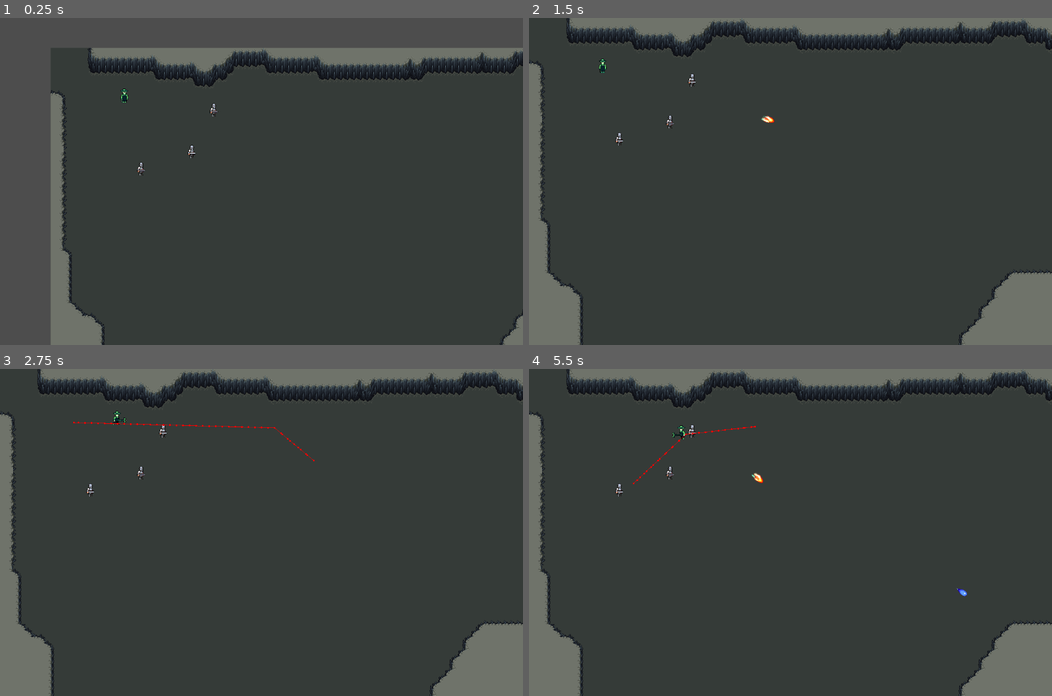
Above: before the commit, frames 1-4 (two rows, left to right).
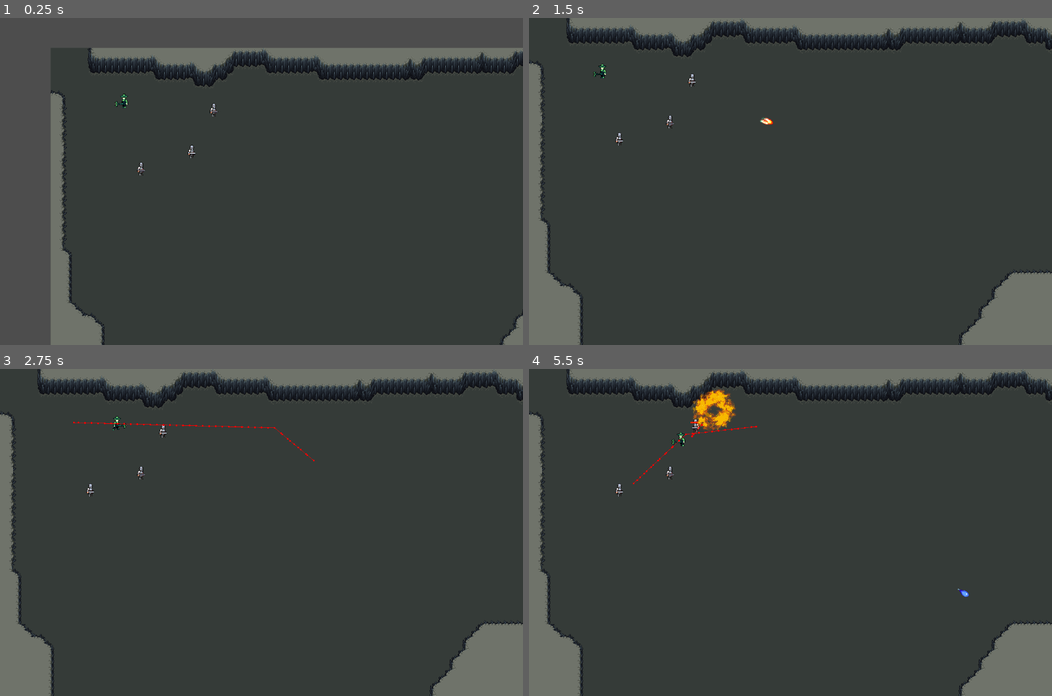
Above: after the commit, the same moments.

Repository: FictionalAroma/Firefly
Game: Godot game, scene res://Scenes/level.tscn
Two runs of this game, one before a commit and one after it. Both use one fixed random seed, a clock stepped at 60 frames per second and the inputs below.
Inputs (mouse positions are in pixels of both pictures, inside the frame that each line leads up to):
- Up to frame 1 (0.25 s): no input
- Up to frame 2 (1.5 s): move the mouse to (905, 165) at 0.52 s; tap Q (ability-1) at 0.6 s; move the mouse to (685, 197) at 1.27 s; click (685, 197) at 1.35 s
- Up to frame 3 (2.75 s): move the mouse to (313, 460) at 2.02 s; right-click (313, 460) at 2.1 s
- Up to frame 4 (5.5 s): move the mouse to (764, 597) at 2.77 s; tap Q (ability-1) at 2.85, 5.1 s; move the mouse to (947, 581) at 3.52 s; press the mouse at (947, 581) at 3.53 s; move the mouse to (633, 483) at 4.27 s; release the mouse at (633, 483) at 4.28 s; right-click (633, 483) at 4.35 s; move the mouse to (816, 532) at 5.02 s

The runs differ from the first frame. In frame 1, less than 0.1% of the frame differs, in the area x 22-25%, y 21-28%; in frame 2, 0.1%; in frame 3, less than 0.1%; in frame 4, 0.9%, in the area x 27-85%, y 6-70%.
Error after the commit: Invalid access to property or key 'projectileOwner' on a base object of type 'Nil'. (res://Scripts/GameObjects/BaseEnemy.gd:20)

Commit message:
Enemy Seeking Player and pathfinding!

Diff:
--- a/Assets/Sprites/Characters/heroes_anims/Variant 1/hero_1_frames.tres
+++ b/Assets/Sprites/Characters/heroes_anims/Variant 1/hero_1_frames.tres
@@ -458,7 +458,7 @@
 "duration": 1.0,
 "texture": SubResource("AtlasTexture_1gxve")
 }],
-"loop": true,
+"loop": false,
 "name": &"attack_east",
 "speed": 5.0
 }, {
@@ -481,9 +481,9 @@
 "duration": 1.0,
 "texture": SubResource("AtlasTexture_fqdak")
 }],
-"loop": true,
+"loop": false,
 "name": &"attack_north",
-"speed": 5.0
+"speed": 10.0
 }, {
 "frames": [{
 "duration": 1.0,
@@ -504,7 +504,7 @@
 "duration": 1.0,
 "texture": SubResource("AtlasTexture_4m8hs")
 }],
-"loop": true,
+"loop": false,
 "name": &"attack_south",
 "speed": 5.0
 }, {
@@ -527,7 +527,7 @@
 "duration": 1.0,
 "texture": SubResource("AtlasTexture_8nyyq")
 }],
-"loop": true,
+"loop": false,
 "name": &"attack_west",
 "speed": 5.0
 }, {
@@ -565,7 +565,7 @@
 "duration": 1.0,
 "texture": SubResource("AtlasTexture_yemdr")
 }],
-"loop": true,
+"loop": false,
 "name": &"die_east",
 "speed": 5.0
 }, {
@@ -603,7 +603,7 @@
 "duration": 1.0,
 "texture": SubResource("AtlasTexture_2udcy")
 }],
-"loop": true,
+"loop": false,
 "name": &"die_north",
 "speed": 5.0
 }, {
@@ -641,7 +641,7 @@
 "duration": 1.0,
 "texture": SubResource("AtlasTexture_ooqdp")
 }],
-"loop": true,
+"loop": false,
 "name": &"die_south",
 "speed": 5.0
 }, {
@@ -679,7 +679,7 @@
 "duration": 1.0,
 "texture": SubResource("AtlasTexture_v3v8k")
 }],
-"loop": true,
+"loop": false,
 "name": &"die_west",
 "speed": 5.0
 }, {
--- a/Prefabs/Necro.tscn
+++ b/Prefabs/Necro.tscn
@@ -1,24 +1,29 @@
-[gd_scene load_steps=7 format=3 uid="uid://vsrauxj0p1gw"]
+[gd_scene load_steps=8 format=3 uid="uid://vsrauxj0p1gw"]
 
 [ext_resource type="Script" path="res://Scripts/PlayerController.gd" id="1_0vqda"]
 [ext_resource type="SpriteFrames" uid="uid://qsyv386lbbbu" path="res://Assets/Sprites/Characters/Necro/Necro_frames.tres" id="3_dw52n"]
 [ext_resource type="Shape2D" uid="uid://xu6stvf4oypk" path="res://Recourses/physicsthings/foot-movement-area.tres" id="3_itp20"]
+[ext_resource type="Script" path="res://Scripts/Utils/AnimatedSpriteDirectionController.gd" id="3_se7xg"]
 [ext_resource type="PackedScene" path="res://Prefabs/FireBoom.tscn" id="4_8mm38"]
 [ext_resource type="Script" path="res://Scripts/GameObjects/staff.gd" id="4_bnbe1"]
 [ext_resource type="PackedScene" uid="uid://dlapdvur84nmc" path="res://Prefabs/Fireball.tscn" id="5_6j6cn"]
 
 [node name="necro" type="CharacterBody2D"]
-collision_layer = 16
-collision_mask = 289
+collision_layer = 4
+collision_mask = 75
+motion_mode = 1
+slide_on_ceiling = false
+floor_stop_on_slope = false
 script = ExtResource("1_0vqda")
 
 [node name="AnimatedSprite2D" type="AnimatedSprite2D" parent="."]
 z_index = 2
-position = Vector2(0, -13)
 sprite_frames = ExtResource("3_dw52n")
 animation = &"attack_west"
+script = ExtResource("3_se7xg")
 
 [node name="CollisionShape2D" type="CollisionShape2D" parent="."]
+position = Vector2(-1, 14)
 rotation = 1.5708
 shape = ExtResource("3_itp20")
 
@@ -39,7 +44,7 @@
 drag_bottom_margin = 0.3
 
 [node name="staff" type="Node2D" parent="."]
-position = Vector2(-12, -11)
+position = Vector2(-17, 0)
 script = ExtResource("4_bnbe1")
 fireboom_scene = ExtResource("4_8mm38")
 fireball_scene = ExtResource("5_6j6cn")
--- a/Prefabs/hero_v1.tscn
+++ b/Prefabs/hero_v1.tscn
@@ -1,9 +1,10 @@
-[gd_scene load_steps=8 format=3 uid="uid://dkf8nh85qoycs"]
+[gd_scene load_steps=9 format=3 uid="uid://dkf8nh85qoycs"]
 
 [ext_resource type="Script" path="res://Scripts/GameObjects/BaseEnemy.gd" id="1_uhx14"]
 [ext_resource type="SpriteFrames" uid="uid://ctqiorl5h5bto" path="res://Assets/Sprites/Characters/heroes_anims/Variant 1/hero_1_frames.tres" id="2_ekhfp"]
 [ext_resource type="Shape2D" uid="uid://cx68grqoml6w5" path="res://Prefabs/hero_v1_hitbox.tres" id="2_l1mby"]
 [ext_resource type="Shape2D" uid="uid://xu6stvf4oypk" path="res://Recourses/physicsthings/foot-movement-area.tres" id="3_1lydl"]
+[ext_resource type="Script" path="res://Scripts/Utils/AnimatedSpriteDirectionController.gd" id="4_xnyl4"]
 
 [sub_resource type="StyleBoxFlat" id="StyleBoxFlat_0fblf"]
 bg_color = Color(0.141176, 0.141176, 0.141176, 1)
@@ -16,6 +17,8 @@
 ProgressBar/styles/fill = SubResource("StyleBoxFlat_p4ejt")
 
 [node name="hero_v1" type="CharacterBody2D"]
+collision_layer = 8
+collision_mask = 79
 script = ExtResource("1_uhx14")
 
 [node name="hero_v1" type="Area2D" parent="."]
@@ -26,10 +29,11 @@
 position = Vector2(0, -13)
 shape = ExtResource("2_l1mby")
 
-[node name="animatedSprite2d" type="AnimatedSprite2D" parent="."]
+[node name="AnimatedSprite2D" type="AnimatedSprite2D" parent="."]
 position = Vector2(-1, -13)
 sprite_frames = ExtResource("2_ekhfp")
 animation = &"idle_east"
+script = ExtResource("4_xnyl4")
 
 [node name="movementShape" type="CollisionShape2D" parent="."]
 rotation = 1.5708
@@ -46,4 +50,13 @@
 value = 15.0
 show_percentage = false
 
-[connection signal="area_entered" from="hero_v1" to="hero_v1" method="hitbox_hit"]
+[node name="NavigationAgent2D" type="NavigationAgent2D" parent="."]
+path_desired_distance = 40.0
+target_desired_distance = 20.0
+path_max_distance = 500.0
+avoidance_enabled = true
+avoidance_layers = 2
+avoidance_mask = 2
+debug_enabled = true
+
+[connection signal="area_entered" from="hero_v1" to="." method="hitbox_hit"]
--- /dev/null
+++ b/Scripts/GameObjects/BaseCharacter.gd
@@ -0,0 +1,18 @@
+class_name BaseCharacter extends CharacterBody2D
+
+@onready var animated_sprite: AnimatedSpriteDirectionController = $AnimatedSprite2D
+@onready var navigation_agent: NavigationAgent2D = $NavigationAgent2D
+
+@export var speed:float = 10000.0
+
+var direction: Constants.Direction = Constants.Direction.SOUTH
+
+func _physics_process(delta: float):
+	if !navigation_agent.is_navigation_finished():
+		var current_agent_position: Vector2 = global_position
+		var next_path_position: Vector2 = navigation_agent.get_next_path_position()
+
+		velocity = current_agent_position.direction_to(next_path_position) * speed * delta
+		move_and_slide()
+	else:
+		velocity = Vector2.ZERO
--- a/Scripts/GameObjects/BaseEnemy.gd
+++ b/Scripts/GameObjects/BaseEnemy.gd
@@ -1,12 +1,24 @@
-class_name BaseEnemy extends Area2D
+class_name BaseEnemy extends BaseCharacter
 var maxHP = 15
 var currentHP = maxHP
-@onready var health_bar = $progressBar
+@onready var health_bar = $hpBar
 
 var stateContext: EnemyStateContext = EnemyStateContext.new()
+var stateManager: EnemyStateMachine = EnemyStateMachine.new(stateContext)
+
+func _ready():
+	stateContext.animated_sprite = animated_sprite
+	stateContext.pathfinder = navigation_agent
+
+func _physics_process(delta:float):
+	super._physics_process(delta)
+	stateContext.currentVelocity = velocity
+	stateManager.Update(delta)
 
 func hitbox_hit(area: Area2D):
 	var bullet := area as BasicBullet
+	stateManager.takeDamage(bullet.projectileOwner)
+
 	if bullet != null:
 		hit(bullet.bulletStats.baseDamageValue)
 
--- a/Scripts/GameObjects/BasicBullet.gd
+++ b/Scripts/GameObjects/BasicBullet.gd
@@ -39,7 +39,9 @@
 	call_deferred("DifferedRemove")
 
 func DifferedRemove() -> void:
-	get_parent().remove_child(self)
+	var parent = get_parent()
+	if parent != null:
+		parent.remove_child(self)
 
 func HitPhysicalObject(_body:Node2D)  -> void:
 	Remove()
--- a/Scripts/PlayerController.gd
+++ b/Scripts/PlayerController.gd
@@ -1,9 +1,6 @@
-class_name PlayerController extends CharacterBody2D
+class_name PlayerController extends BaseCharacter
 
-@onready var animated_sprite: AnimatedSprite2D = $AnimatedSprite2D
-@onready var navigation_agent: NavigationAgent2D = $NavigationAgent2D
 @onready var staff : Staff = $staff
-var direction: Constants.Direction = Constants.Direction.SOUTH
 
 # @export var bullet: PackedScene;
 
@@ -13,11 +10,10 @@
 
 var click_position := Vector2()
 var target_position := Vector2()
-var speed:float = 10000.0
+
 
 func _physics_process(delta: float):
-	var current_agent_position: Vector2 = global_position
-	var next_path_position: Vector2 = navigation_agent.get_next_path_position()
+	super._physics_process(delta)
 	if Input.is_action_just_pressed("move-to-point"):
 
 		click_position = get_global_mouse_position()
@@ -31,55 +27,4 @@
 	if Input.is_action_just_pressed("ability-1"):
 		staff.try_cast_fireboom()
 
-	if !navigation_agent.is_navigation_finished():
-		velocity = current_agent_position.direction_to(next_path_position) * speed * delta
-		move_and_slide()
-	else:
-		velocity = Vector2.ZERO
-
-	movement_anim_management()
-
-
-
-const idle_animations : Dictionary ={
-		Constants.Direction.SOUTH: &"idle_south",
-		Constants.Direction.NORTH: &"idle_north",
-		Constants.Direction.EAST: &"idle_east",
-		Constants.Direction.WEST: &"idle_west"
-	}
-const walk_animations : Dictionary ={
-		Constants.Direction.SOUTH: &"walk_south",
-		Constants.Direction.NORTH: &"walk_north",
-		Constants.Direction.EAST: &"walk_east",
-		Constants.Direction.WEST: &"walk_west"
-	}
-
-func movement_anim_management():
-	var movement_direction = velocity.normalized()
-# Idle animations
-	if velocity.is_zero_approx():
-		animated_sprite.play(idle_animations[direction])
-	else:
-
-		var movementAbs = movement_direction.abs()
-		if movementAbs.x >= movementAbs.y:
-			# x is bigger than y (or close enough), so we are going left or right
-			direction = Constants.Direction.EAST if signf(movement_direction.x) == 1 else Constants.Direction.WEST
-		else:
-			# POSITIVE DIRECTION ON Y = DOWN
-			direction = Constants.Direction.NORTH if signf(movement_direction.y) == -1 else Constants.Direction.SOUTH
-
-		animated_sprite.play(walk_animations[direction])
-# Movement Animations
-		# if movement_direction.x > -0.7 and movement_direction.x < 0.7 and movement_direction.y < 0.7:
-		# 	animated_sprite.play("walk_north")
-		# 	direction = Constants.Direction.NORTH
-		# elif movement_direction.x > 0.7 and movement_direction.y > -0.7 and movement_direction.y < 0.7:
-		# 	animated_sprite.play("walk_east")
-		# 	direction = Constants.Direction.EAST
-		# elif movement_direction.x > -0.7 and movement_direction.x < 0.7 and movement_direction.y > 0.7:
-		# 	animated_sprite.play("walk_south")
-		# 	direction = Constants.Direction.SOUTH
-		# elif movement_direction.x < -0.7 and movement_direction.y > -0.7 and movement_direction.y < 0.7:
-		# 	animated_sprite.play("walk_west")
-		# 	direction = Constants.Direction.WEST
+	animated_sprite.Update(velocity)
--- /dev/null
+++ b/Scripts/States/Enemy/EnemyAttackState.gd
@@ -0,0 +1,22 @@
+class_name EnemyAttackState extends EnemyBaseState
+
+var pathfindingUpdateTimer: float = 2.0
+func EnterState() -> void:
+	UpdatePathfinding(stateContext.attackTarget)
+
+func TakeDamage(_combatant: Node2D) -> int:
+	return 0
+
+func InRangeOf(_thing: Node2D) -> int:
+	return 0
+
+
+func Update(delta: float)->int:
+	pathfindingUpdateTimer -= delta
+	if pathfindingUpdateTimer < 0:
+		UpdatePathfinding(stateContext.attackTarget)
+		pathfindingUpdateTimer = 2.0
+
+	stateContext.animated_sprite.Update(stateContext.currentVelocity)
+
+	return 0
--- a/Scripts/States/Enemy/EnemyBaseState.gd
+++ b/Scripts/States/Enemy/EnemyBaseState.gd
@@ -4,9 +4,10 @@
 
 func _init(context: EnemyStateContext):
 	stateContext = context
+func SetTarget(target: Node2D):
+	stateContext.attackTarget = target
 
-func TakeDamage(_combatant: Node2D) -> int:
-	return 0
-
-func InRangeOf(_thing: Node2D) -> int:
-	return 0
+func UpdatePathfinding(target: Node2D):
+	# if we have an attack target set, update target position
+	if target != null:
+		stateContext.pathfinder.target_position = target.global_position
--- a/Scripts/States/Enemy/EnemyIdleState.gd
+++ b/Scripts/States/Enemy/EnemyIdleState.gd
@@ -1,7 +1,8 @@
 class_name EnemyIdleState extends EnemyBaseState
 
-func TakeDamage(_combatant: Node2D) -> int:
-	return 0
+func TakeDamage(combatant: Node2D) -> int:
+	stateContext.attackTarget = combatant
+	return Constants.EnemyState.ATTACKING
 
 func InRangeOf(_thing: Node2D) -> int:
 	return 0
--- a/Scripts/States/Enemy/EnemyStateContext.gd
+++ b/Scripts/States/Enemy/EnemyStateContext.gd
@@ -4,3 +4,7 @@
 var isCrusading: bool = false
 var originalPosition: Vector2
 var returnToOriginalPosition: bool = true
+var direction: Constants.Direction = Constants.Direction.SOUTH
+var currentVelocity: Vector2
+var animated_sprite: AnimatedSpriteDirectionController
+var pathfinder: NavigationAgent2D
--- /dev/null
+++ b/Scripts/States/Enemy/EnemyStateMachine.gd
@@ -0,0 +1,13 @@
+class_name EnemyStateMachine extends StateMachine
+
+func _init(context: EnemyStateContext):
+	stateList =	{
+		Constants.EnemyState.IDLE: EnemyIdleState.new(context),
+		Constants.EnemyState.ATTACKING: EnemyAttackState.new(context),
+	}
+	QueueSwapState( Constants.EnemyState.INVADING if context.isCrusading else Constants.EnemyState.IDLE)
+
+
+func takeDamage(source: Node2D) -> void:
+	var newState: int = currentState.TakeDamage(source)
+	QueueSwapState(newState)
--- a/Scripts/Utils/StateMachine.gd
+++ b/Scripts/States/StateMachine.gd
@@ -2,7 +2,7 @@
 
 var stateList: Dictionary
 
-var currentState: BaseState = null
+var currentState = null
 var currentStateIndex = 0
 
 var CurrentStateIndex: int:
@@ -15,18 +15,23 @@
 	if(newStateKey == currentStateIndex || newStateKey == 0):
 		return
 	var newState = stateList.get(newStateKey)
+	if newState == currentState:
+		return
+
 	if newState == null:
 		printerr("Trying to get a state that doesnt exist")
 		return
 
 	call_deferred("SwapStateImmediate", newState)
+	currentStateIndex = newStateKey
 
-func SwapStateImmediate(newState: BaseState) -> void:
-	currentState.ExitState()
+func SwapStateImmediate(newState) -> void:
+	if currentState != null: currentState.ExitState()
 	newState.EnterState()
 	currentState = newState
 
 func Update(delta: float) -> void:
-	var updatedState := currentState.Update(delta)
-	if(updatedState != 0):
+	if currentState == null: return
+	var updatedState = currentState.Update(delta)
+	if updatedState != 0:
 		QueueSwapState(updatedState)
--- /dev/null
+++ b/Scripts/Utils/AnimatedSpriteDirectionController.gd
@@ -0,0 +1,53 @@
+class_name AnimatedSpriteDirectionController
+extends AnimatedSprite2D
+
+var direction: Constants.Direction = Constants.Direction.SOUTH
+
+func Update(velocity: Vector2):
+	update_direction(velocity)
+	movement_anim_management(velocity)
+
+func update_direction(movement_direction: Vector2) -> void:
+	var movementAbs = movement_direction.abs()
+	if movementAbs.x >= movementAbs.y:
+			# x is bigger than y (or close enough), so we are going left or right
+		direction = Constants.Direction.EAST if signf(movement_direction.x) == 1 else Constants.Direction.WEST
+	else:
+		# POSITIVE DIRECTION ON Y = DOWN
+		direction = Constants.Direction.NORTH if signf(movement_direction.y) == -1 else Constants.Direction.SOUTH
+
+const idle_animations : Dictionary ={
+		Constants.Direction.SOUTH: &"idle_south",
+		Constants.Direction.NORTH: &"idle_north",
+		Constants.Direction.EAST: &"idle_east",
+		Constants.Direction.WEST: &"idle_west"
+	}
+const walk_animations : Dictionary ={
+		Constants.Direction.SOUTH: &"walk_south",
+		Constants.Direction.NORTH: &"walk_north",
+		Constants.Direction.EAST: &"walk_east",
+		Constants.Direction.WEST: &"walk_west"
+	}
+
+func movement_anim_management(velocity: Vector2):
+
+	var movement_direction = velocity.normalized()
+	update_direction(movement_direction)
+# Idle animations
+	if velocity.is_zero_approx():
+		play(idle_animations[direction])
+	else:
+		play(walk_animations[direction])
+# Movement Animations
+		# if movement_direction.x > -0.7 and movement_direction.x < 0.7 and movement_direction.y < 0.7:
+		# 	animated_sprite.play("walk_north")
+		# 	direction = Constants.Direction.NORTH
+		# elif movement_direction.x > 0.7 and movement_direction.y > -0.7 and movement_direction.y < 0.7:
+		# 	animated_sprite.play("walk_east")
+		# 	direction = Constants.Direction.EAST
+		# elif movement_direction.x > -0.7 and movement_direction.x < 0.7 and movement_direction.y > 0.7:
+		# 	animated_sprite.play("walk_south")
+		# 	direction = Constants.Direction.SOUTH
+		# elif movement_direction.x < -0.7 and movement_direction.y > -0.7 and movement_direction.y < 0.7:
+		# 	animated_sprite.play("walk_west")
+		# 	direction = Constants.Direction.WEST
--- a/project.godot
+++ b/project.godot
@@ -112,6 +112,8 @@
 2d_physics/layer_7="Buildings"
 2d_physics/layer_8="PlayerProjectiles"
 2d_physics/layer_9="EnemyProjectiles"
+avoidance/layer_1="Player"
+avoidance/layer_2="EnemyUnits"
 <<<<<<<HEAD2d_physics/layer_1="player"
 
 [physics]
Empty file added: Scripts/States/Enemy/EnemyIdleState copy.gd
